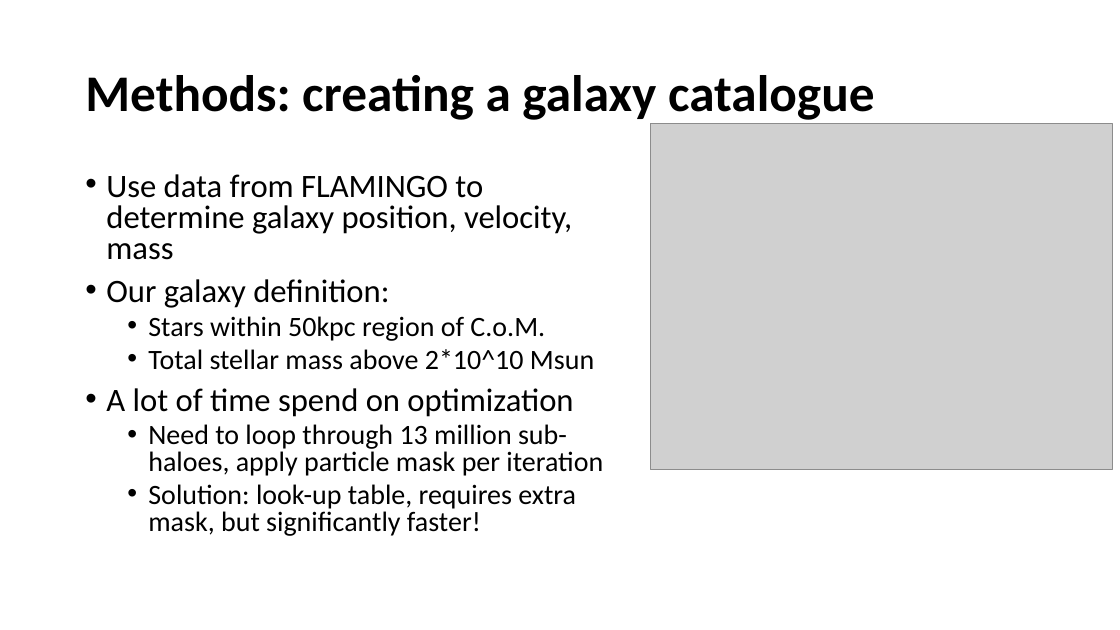
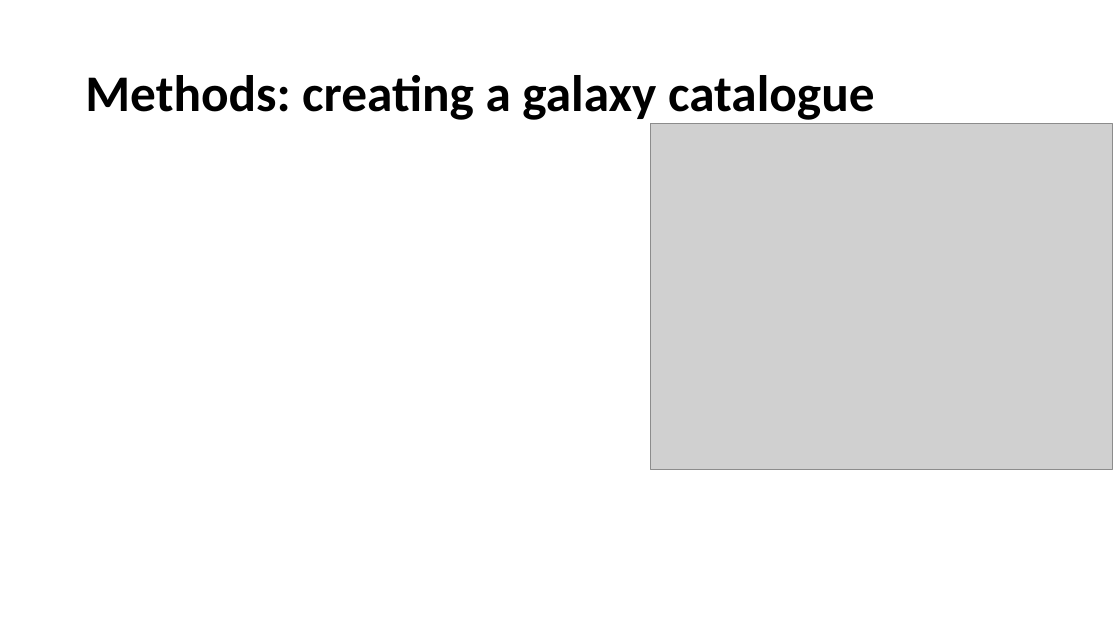
Before and after one commit to jimvanveenhuyzen/FLAMINGO, a slide deck: slide 7 of Colloquium.pptx (slide 5 before the commit). Drawn at 1120x630 pixels with LibreOffice and Linux fonts; fonts in the diff are those of the drawing; grey boxes stand for pictures. Boxes give left, top, right and bottom in pixels: in the first picture for what was removed or moved away, otherwise in the second. Text is boxed around its words. In the diff, an @@ line names an element or a change of style, - is before the commit and + after.

```diff
--- a/Colloquium.pptx
+++ b/Colloquium.pptx
@@ text removed at (106, 174, 603, 536) @@
-• Use data from FLAMINGO to determine galaxy position, velocity, mass
-• Our galaxy definition:
-  • Stars within 50kpc region of C.o.M.
-  • Total stellar mass above 2*10^10 Msun
-• A lot of time spend on optimization
-  • Need to loop through 13 million sub-haloes, apply particle mask per iteration
-  • Solution: look-up table, requires extra mask, but significantly faster!
```
Also in this commit, not shown: 1 other slide changed, 2 slides added.
